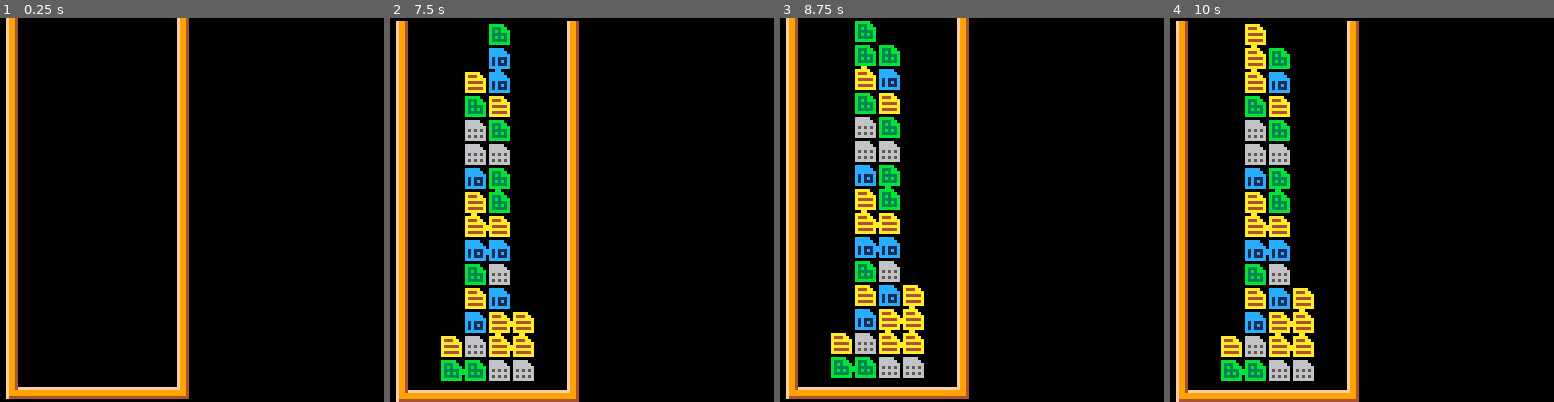
Above: before the commit, frames 1-4 (left to right).
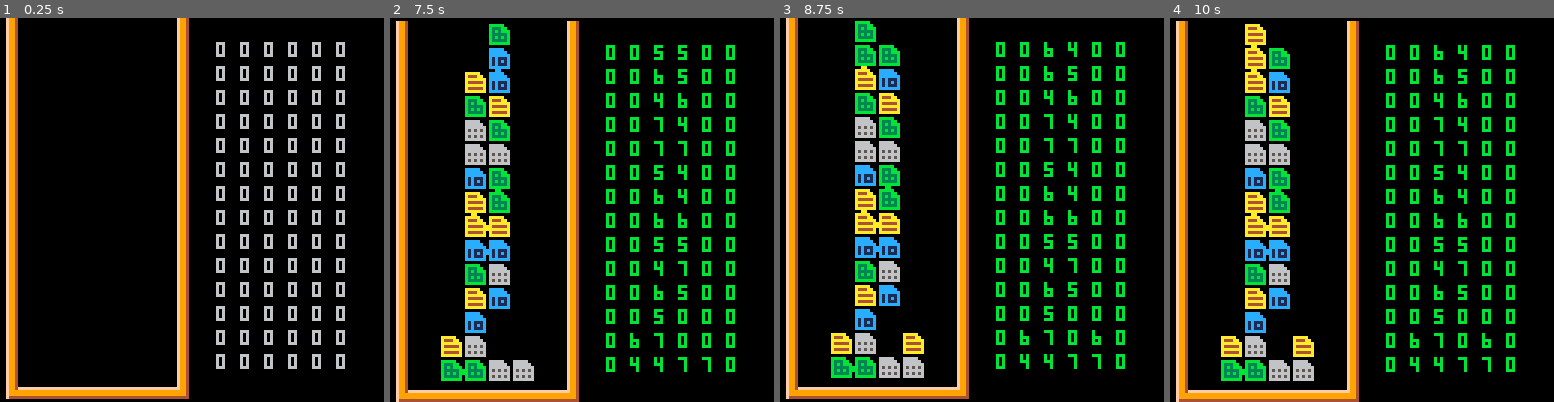
Above: after the commit, the same moments.

Repository: alxgnon/pico-8
Game: PICO-8 cartridge pyo.p8
The game is run twice, just before and just after one commit, with the same random seed, the same clock (stepped at 60 frames per second) and the same inputs.
Inputs:
- Up to frame 1 (0.25 s): no input
- Up to frame 2 (7.5 s): tap O (Z key) at 0.33, 0.7, 1.43, 2.22, 3.1, 3.98, 4.87, 5.75, 6.63 s; tap X (X key) at 1.07, 2.07, 2.4, 2.73, 3.07, 3.4, 3.73, 4.07, 4.4, 4.73, 5.07, 5.4, 5.73, 6.07, 6.4, 6.73, 7.07, 7.4 s; hold Left 1.97-2.37 s; hold Down 2.42-2.82 s; hold Right 2.87-3.53 s; hold Up 3.58-4.08 s; hold Right 4.13-4.53 s; hold Down 4.58-5.08 s; hold Left 5.13-5.8 s; hold Up 5.85-6.18 s; hold Left 6.23-6.63 s; hold Down 6.68-7.08 s; hold Right from 7.13 s (still down)
- Up to frame 3 (8.75 s): tap O (Z key) at 7.52, 8.4 s; tap X (X key) every 0.33 s from 7.73 to 8.73 s; release Right at 7.8 s; hold Up 7.85-8.35 s; hold Right from 8.4 s (still down)
- Up to frame 4 (10 s): release Right at 8.8 s; hold Down 8.85-9.35 s; tap X (X key) at 9.07, 9.4, 9.73 s; tap O (Z key) at 9.28 s; hold Left from 9.4 s (still down)

The runs differ from the first frame. In frame 1, 6.2% of the frame differs, in the area x 56-90%, y 6-92%; in frame 2, 6.8%, in the area x 25-90%, y 7-93%; in frame 3, 6.8%; in frame 4, 6.8%.

Commit message:
pyo check combo

Diff:
--- a/pyo.p8
+++ b/pyo.p8
@@ -19,10 +19,10 @@
 end
 
 function drop.rand(a)
-	a.q[1] = 004 + rnd"4"
+	a.q[1] = flr(004 + rnd"4")
 	a.q[2] = 000
-	a.q[3] = 004 + rnd"4"
-	a.q[4] = 004 + rnd"4"
+	a.q[3] = flr(004 + rnd"4")
+	a.q[4] = flr(004 + rnd"4")
 	a:move(true)
 end
 
@@ -54,7 +54,8 @@
 	drop.gravity(q[4],c+1)
 	drop.gravity(q[1],c)
 	drop.gravity(q[2],c+1)
-	combo()
+	check_combo()
+	update_links()
 	state = start
 	sy = 1
 end
@@ -64,6 +65,7 @@
 	repeat row+=1
 	until fget(mget(col,row),0)
 	mset(col,row-1,tile)
+	hit[col][row-1] = tile
 end
 
 function drop.aim(a)
@@ -92,7 +94,70 @@
 
 ---------------- combo ----
 
-function combo()
+function init_hit()
+	hit = {}
+	for i=1,7 do
+		hit[i]={}
+		for j=1,15 do
+			hit[i][j]=0
+		end
+	end
+end
+
+function check_combo()
+	for i=1,6 do
+		for j=1,14 do
+			if hit[i][j] > 0 then
+				check_for_combo(i,j)
+			end
+		end
+	end
+end
+
+function check_for_combo(i,j)
+	local numhits = 1
+	local h = abs(hit[i][j])
+	hit[i][j]=-h
+	local found = true
+	while found do
+		found = false
+		for x=1,6 do
+			for y=1,14 do
+				if hit[x][y]==h then
+					for dx=-1,1,2 do
+						if x>1 and hit[x+dx][y]==-h then
+							found=true
+							hit[x][y]=-h
+							numhits += 1
+						end
+						if y>1 and hit[x][y+dx]==-h then
+							found=true
+							hit[x][y]=-h
+							numhits += 1
+						end
+					end
+				end
+			end
+		end
+	end
+	for x=1,6 do
+		for y=1,14 do
+			if hit[x][y]<0 then
+				if numhits>3 then
+					hit[x][y]=0
+					mset(x,y,0)
+				else
+					hit[x][y]=abs(hit[x][y])
+				end
+			end
+		end
+	end
+	return numhits
+end
+
+-------------------- links ----
+
+function update_links()
 	links = {}
 	for i=1,6 do
 		local tt = 0
@@ -156,6 +221,7 @@
 	state = start
 	links = {}
 	sy = 0
+	init_hit()
 end
 
 function input()
@@ -175,6 +241,15 @@
 	camera(0,-sy)
 	draw_links()
 	map(0,0,0,0,16,16)
+	draw_matrix()
+end
+
+function draw_matrix()
+	for i=1,6 do
+		for j=1,14 do
+			print(flr(hit[i][j]),64+i*8,j*8)
+		end
+	end
 end
 __gfx__
 0000000000f9940033333333000f9940000000000000000000000000000000003333333333333333333333333333333333333333333333333333333333333333
